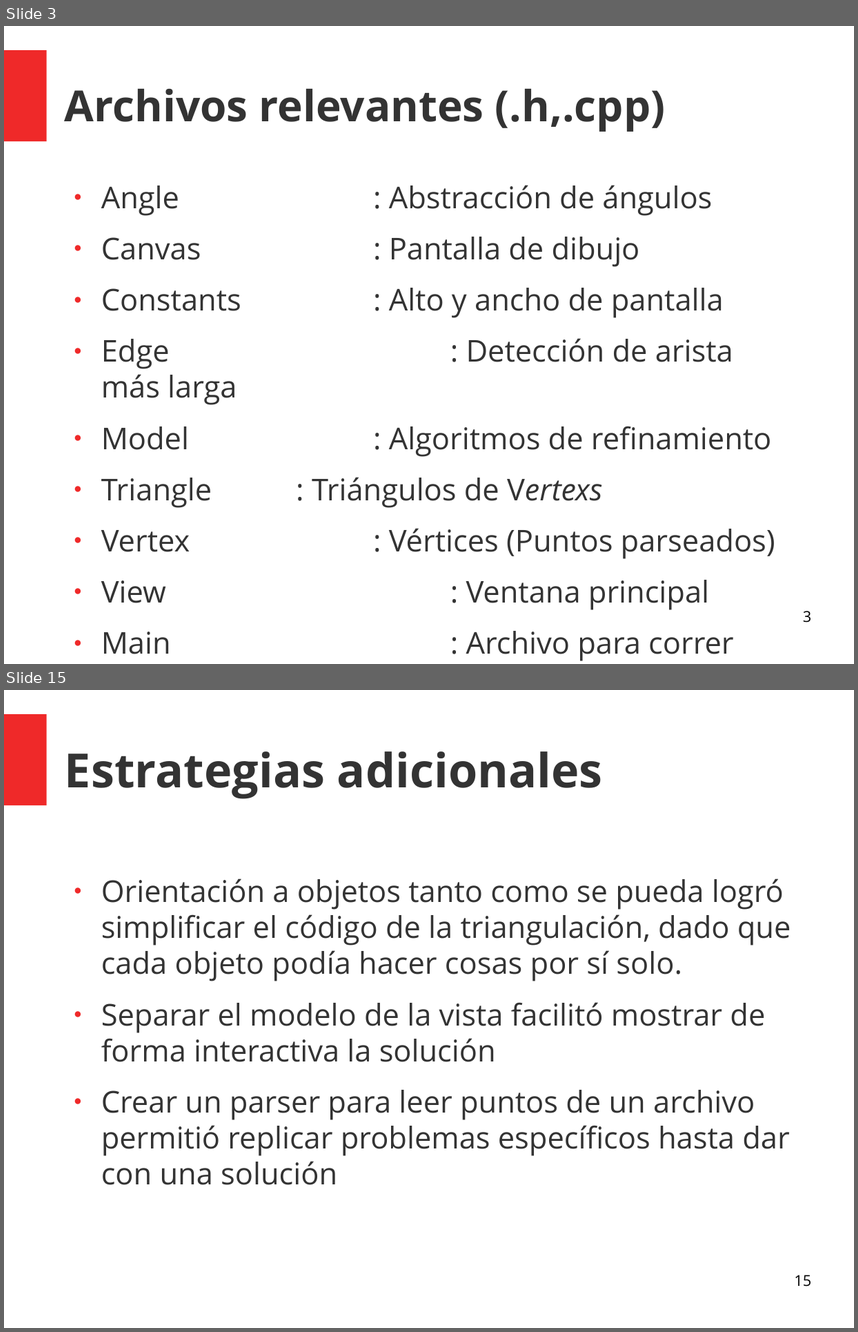
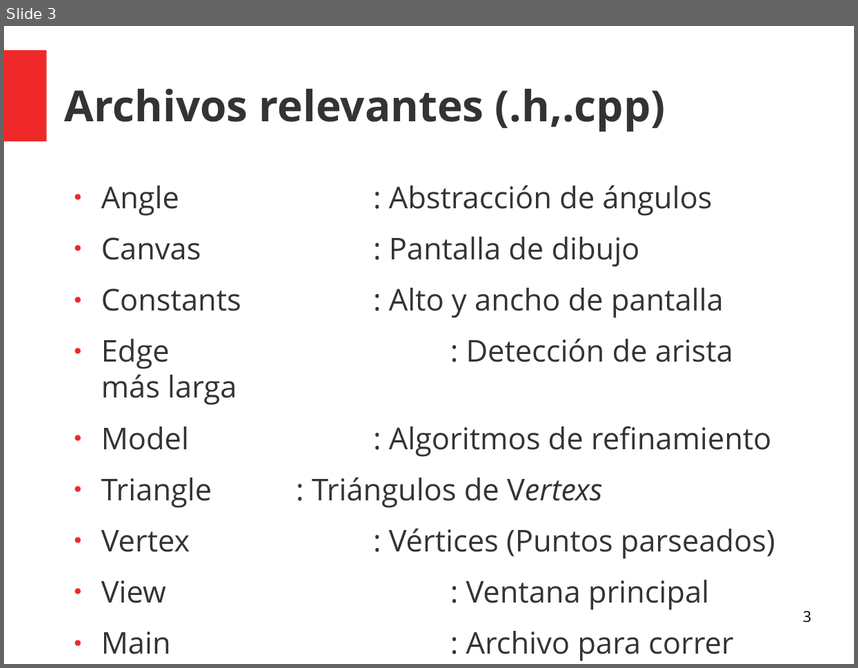
Before and after one commit to KaiLuQiu/LeppDelaunay, a slide deck: Presentación/Presentacion Avance Tarea 2.odp. Shown one above the other, each under a label of ours: slides 3 and 15 before the commit, slide 3 after it; the slides between them are not shown. The pictures are 858x1332 and 858x668 pixels, drawn with LibreOffice and Linux fonts; fonts in the diff are those of the drawing. Boxes give left, top, right and bottom in pixels: in the first picture for what was removed or moved away, otherwise in the second. Text is boxed around its words. In the diff, an @@ line names an element or a change of style, - is before the commit and + after.

```diff
--- a/Presentación/Presentacion Avance Tarea 2.odp
+++ b/Presentación/Presentacion Avance Tarea 2.odp
@@ slide 15 removed at box(4, 690, 854, 1328), background #FFFFFF; not listed: 1 template element that a slide beside it also shows @@
@@ title removed at box(65, 751, 603, 799) @@
-Estrategias adicionales
@@ text removed at box(101, 878, 791, 1185) @@
-● Orientación a objetos tanto como se pueda logró simplificar el código de la triangulación, dado que cada objeto podía hacer cosas por sí solo.
-● Separar el modelo de la vista facilitó mostrar de forma interactiva la solución
-● Crear un parser para leer puntos de un archivo permitió replicar problemas específicos hasta dar con una solución
@@ page number removed at box(794, 1274, 811, 1286) @@
-15
```
Also in this commit, not shown: 4 slides changed, 6 slides added, 15 other slides removed, 13 other files.
